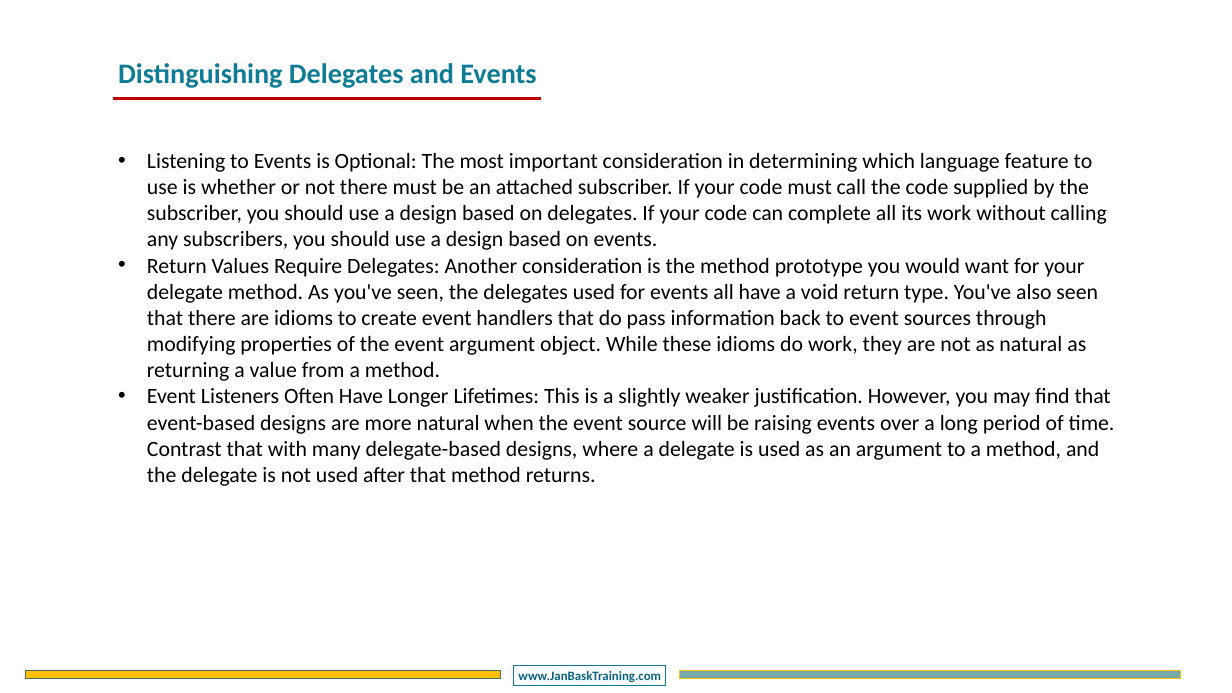
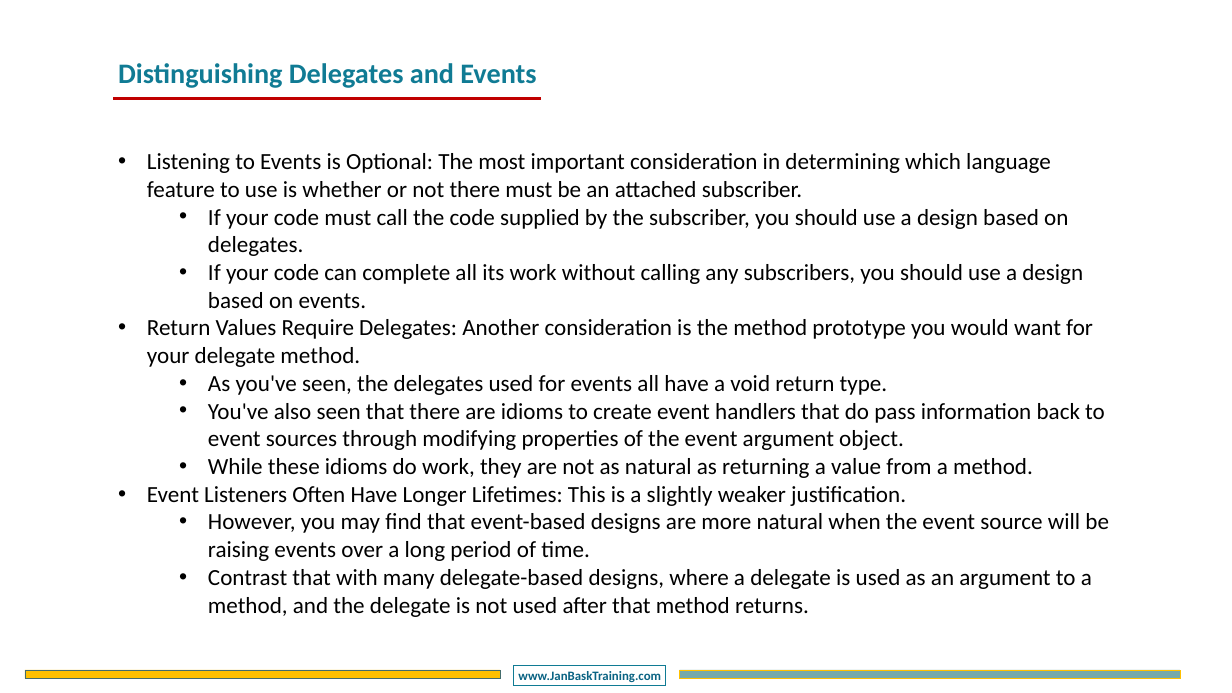
Before and after one commit to DotNetTraining/DotNetEssentials, a slide deck: slide 11 of slides/OOPC/OOPC - Chapter3.pptx (slide 12 before the commit). Drawn at 1232x693 pixels with LibreOffice and Linux fonts; fonts in the diff are those of the drawing; background and template pictures are left out. Boxes give left, top, right and bottom in pixels: in the first picture for what was removed or moved away, otherwise in the second. Text is boxed around its words. In the diff, an @@ line names an element or a change of style, - is before the commit and + after.

```diff
--- a/slides/OOPC/OOPC - Chapter3.pptx
+++ b/slides/OOPC/OOPC - Chapter3.pptx
@@ text at (147,153,1109,617): text changed; size 34 to 36 pt @@
-• Listening to Events is Optional: The most important consideration in determining which language feature to use is whether or not there must be an attached subscriber. If your code must call the code supplied by the subscriber, you should use a design based on delegates. If your code can complete all its work without calling any subscribers, you should use a design based on events.
-• Return Values Require Delegates: Another consideration is the method prototype you would want for your delegate method. As you've seen, the delegates used for events all have a void return type. You've also seen that there are idioms to create event handlers that do pass information back to event sources through modifying properties of the event argument object. While these idioms do work, they are not as natural as returning a value from a method.
-• Event Listeners Often Have Longer Lifetimes: This is a slightly weaker justification. However, you may find that event-based designs are more natural when the event source will be raising events over a long period of time. Contrast that with many delegate-based designs, where a delegate is used as an argument to a method, and the delegate is not used after that method returns.
+• Listening to Events is Optional: The most important consideration in determining which language feature to use is whether or not there must be an attached subscriber.
+  • If your code must call the code supplied by the subscriber, you should use a design based on delegates.
+  • If your code can complete all its work without calling any subscribers, you should use a design based on events.
+• Return Values Require Delegates: Another consideration is the method prototype you would want for your delegate method.
+  • As you've seen, the delegates used for events all have a void return type.
+  • You've also seen that there are idioms to create event handlers that do pass information back to event sources through modifying properties of the event argument object.
+  • While these idioms do work, they are not as natural as returning a value from a method.
+• Event Listeners Often Have Longer Lifetimes: This is a slightly weaker justification.
+  • However, you may find that event-based designs are more natural when the event source will be raising events over a long period of time.
+  • Contrast that with many delegate-based designs, where a delegate is used as an argument to a method, and the delegate is not used after that method returns.
```
Also in this commit, not shown: 4 other slides changed, 3 slides added, 7 slides removed, 7 other files.
